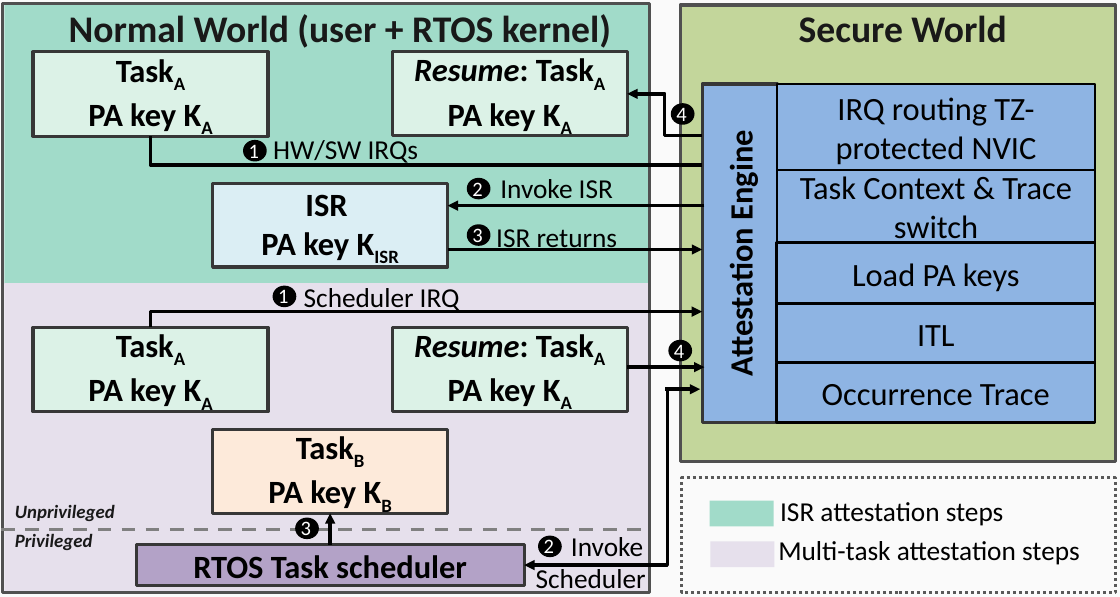
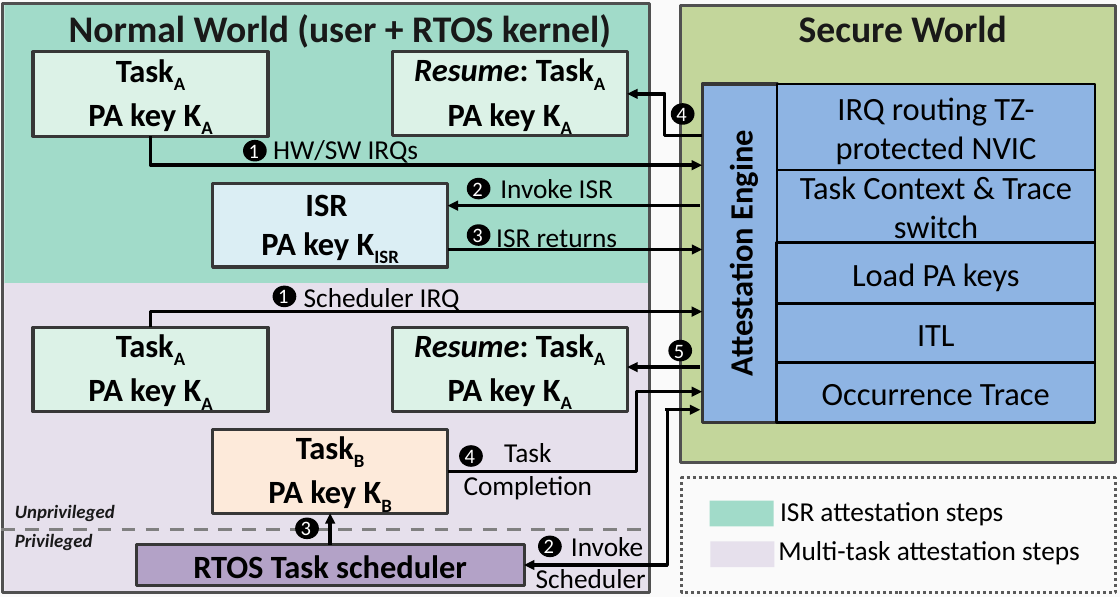
Before and after one commit to Tomal-kuet/NSF-SaTC-small-MCU, a slide deck: slide 1 of figs/thrust2.2-rtos-attestation.pptx. Drawn at 1120x597 pixels with LibreOffice and Linux fonts; fonts in the diff are those of the drawing. Boxes give left, top, right and bottom in pixels: in the first picture for what was removed or moved away, otherwise in the second. Text is boxed around its words. In the diff, an @@ line names an element or a change of style, - is before the commit and + after.

```diff
--- a/figs/thrust2.2-rtos-attestation.pptx
+++ b/figs/thrust2.2-rtos-attestation.pptx
@@ elbow line (150, 137) - (702, 165): elbow line to elbow arrow @@
@@ arrow moved from (704, 206) - (448, 206) to (700, 206) - (448, 206) @@
@@ text at [674, 345, 684, 364]: text changed @@
-4
+5
@@ arrow moved from (628, 367) - (704, 367) to (628, 367) - (700, 367) @@
@@ arrow (628, 367) - (700, 367): arrowheads changed @@
@@ elbow arrow added from (448, 471) to (702, 391), #000000 2 pt @@
@@ elbow arrow moved from (667, 389) - (524, 565) to (667, 411) - (524, 565) @@
@@ arrow moved from (666, 389) - (700, 389) to (666, 410) - (700, 410) @@
@@ ellipse added at [460, 447, 481, 465], fill #000000, outline #000000 1.5 pt @@
@@ text added at [464, 443, 593, 500], 16 pt, text #000000 @@
+Task Completion
@@ text added at [465, 446, 475, 469], 12 pt, text #FFFFFF @@
+4
```
Also in this commit, not shown: 1 other file.
